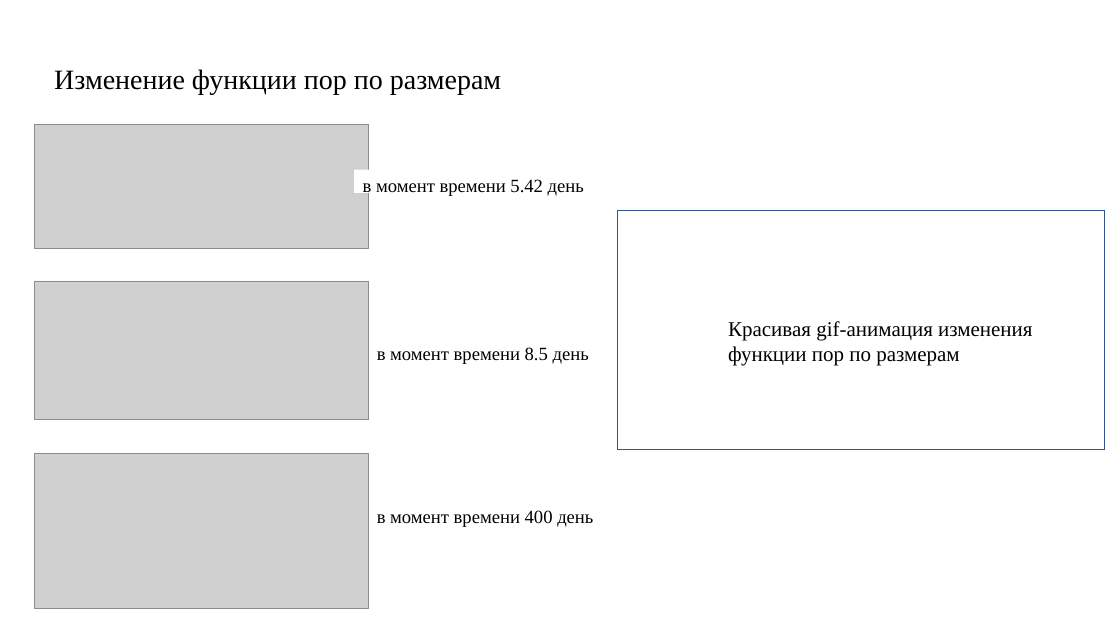
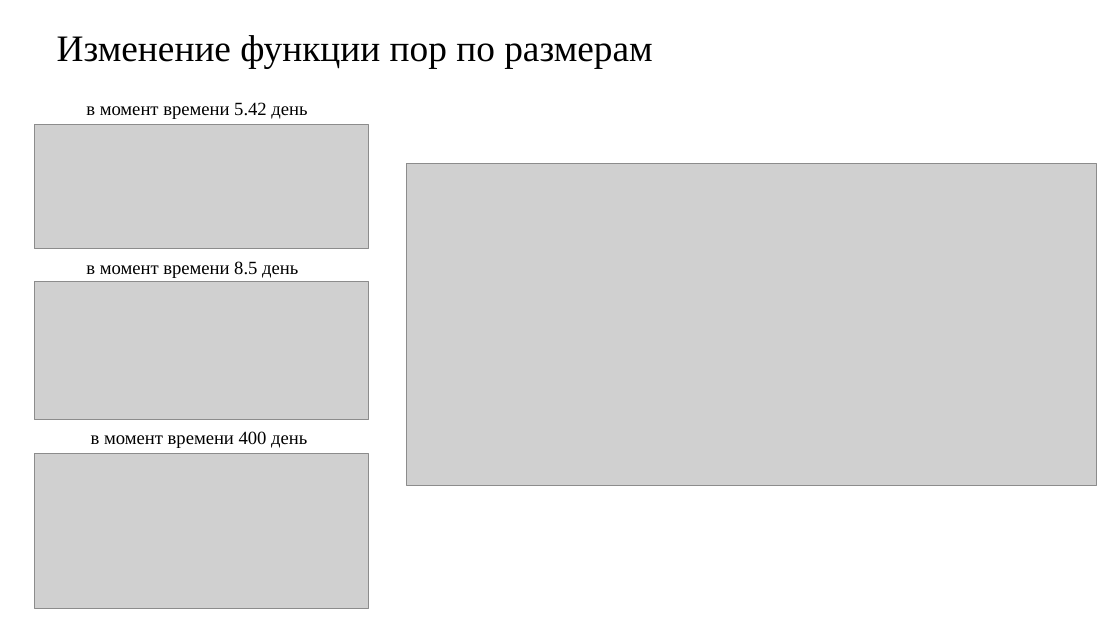
Before and after one commit to 1g0g0r/reservoir-simulator, a slide deck: slide 10 of resources/Лазарев.pptx. Drawn at 1120x630 pixels with LibreOffice and Linux fonts; fonts in the diff are those of the drawing; grey boxes stand for pictures. Boxes give left, top, right and bottom in pixels: in the first picture for what was removed or moved away, otherwise in the second. Text is boxed around its words. In the diff, an @@ line names an element or a change of style, - is before the commit and + after.

```diff
--- a/resources/Лазарев.pptx
+++ b/resources/Лазарев.pptx
@@ text "Изменение функции пор по размерам": place and size @@
-text "Изменение функции пор по размерам" at <box>54,69,501,95</box>
+text "Изменение функции пор по размерам" at <box>57,35,652,68</box>
@@ text "Изменение функции пор по размерам" at <box>57,35,652,68</box>: size 24 to 32 pt @@
@@ text "в момент времени 5.42 день": place and size @@
-text "в момент времени 5.42 день" at <box>363,179,584,197</box>
+text "в момент времени 5.42 день" at <box>86,102,307,119</box>
@@ picture added at <box>407,164,1096,486</box> @@
@@ rectangle removed at <box>618,211,1105,450</box> @@
@@ rectangle "в момент времени 8.5 день": place and size @@
-rectangle "в момент времени 8.5 день" at <box>377,347,589,364</box>
+rectangle "в момент времени 8.5 день" at <box>78,252,341,281</box>
@@ text removed at <box>728,321,1032,366</box> @@
-Красивая gif-анимация изменения функции пор по размерам
@@ rectangle "в момент времени 400 день": place and size @@
-rectangle "в момент времени 400 день" at <box>377,510,593,527</box>
+rectangle "в момент времени 400 день" at <box>82,422,331,440</box>
```
Also in this commit, not shown: 1 other slide changed, 8 other files.
